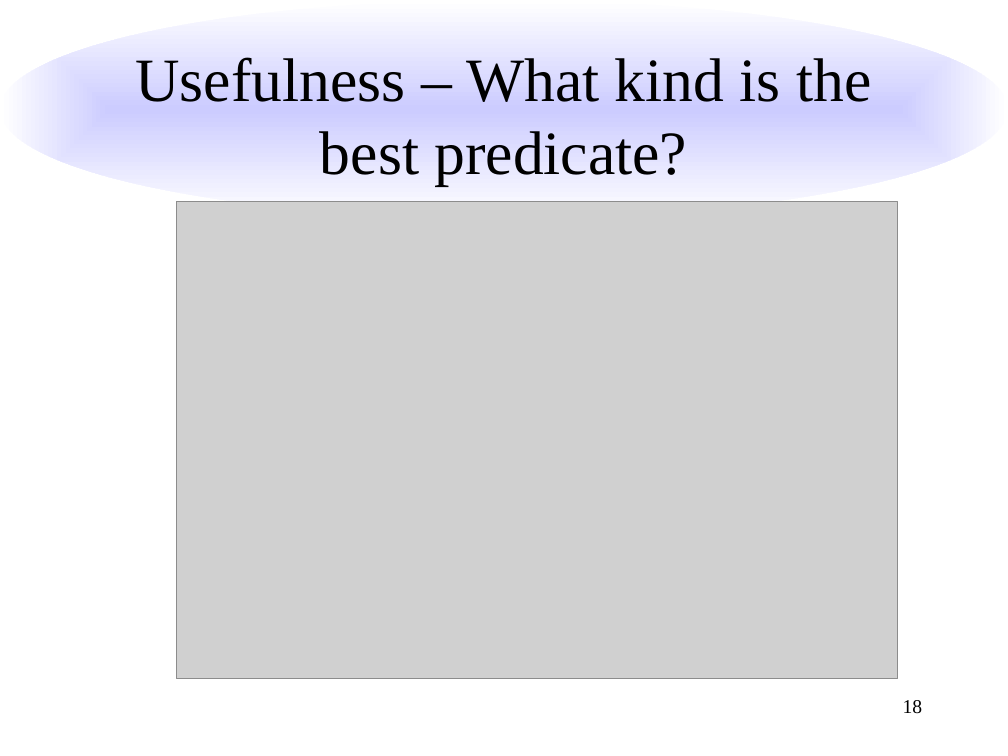
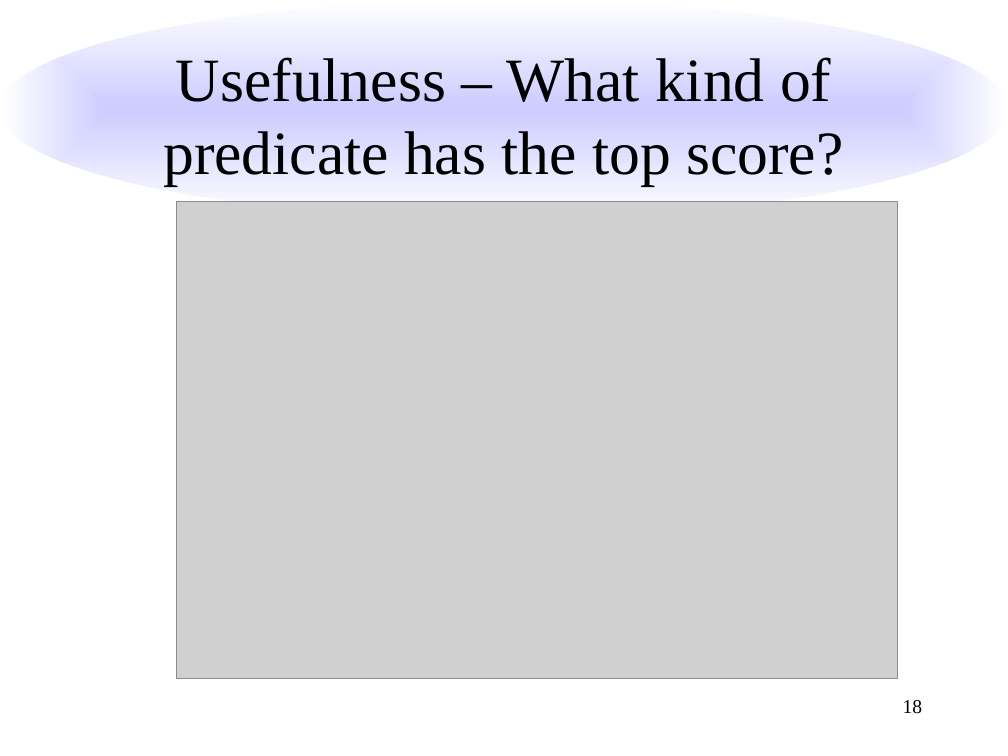
Before and after one commit to liblit/cbiexp, a slide deck: slide 18 of issta-2007/talk/issta-2007.pptx. Drawn at 1008x756 pixels with LibreOffice and Linux fonts; fonts in the diff are those of the drawing; grey boxes stand for pictures. Boxes give left, top, right and bottom in pixels: in the first picture for what was removed or moved away, otherwise in the second. Text is boxed around its words. In the diff, an @@ line names an element or a change of style, - is before the commit and + after.

```diff
--- a/issta-2007/talk/issta-2007.pptx
+++ b/issta-2007/talk/issta-2007.pptx
@@ title at (163, 57, 843, 186): text changed @@
-Usefulness – What kind is the best predicate?
+Usefulness – What kind of predicate has the top score?
```
Also in this commit, not shown: 15 other slides changed.
